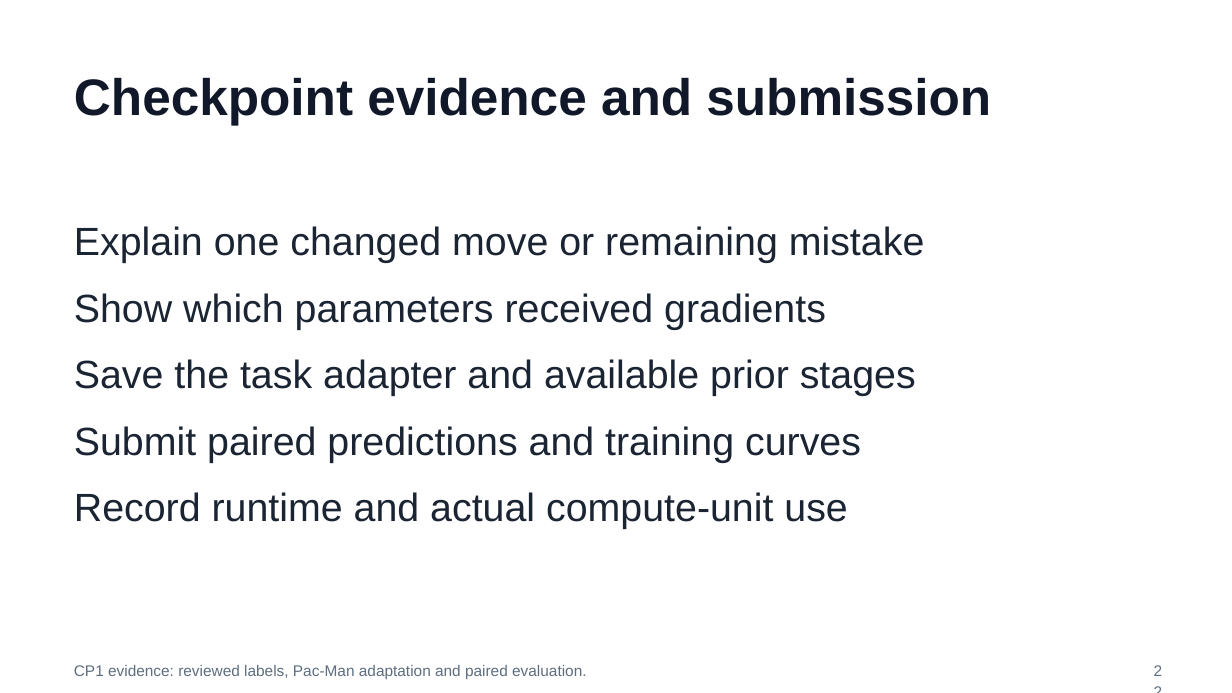
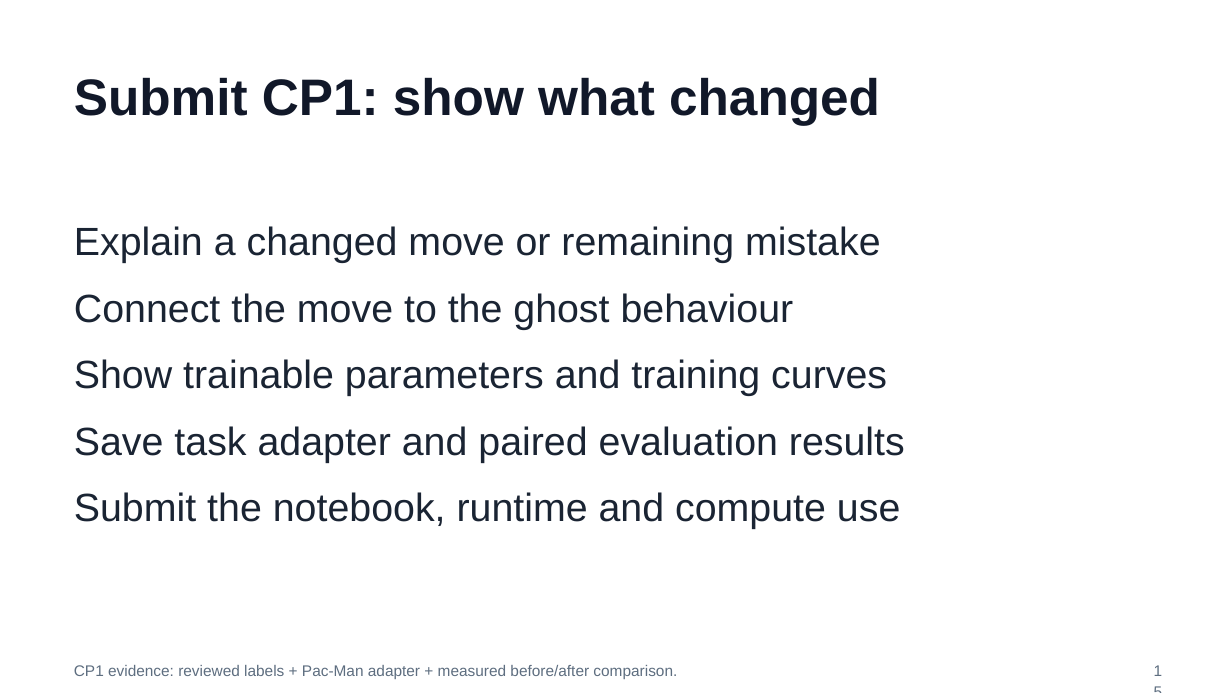
Before and after one commit to huixu11/QPlusLearning, a slide deck: slide 15 of labs/lab-01-kev-pacman/slides/pacman-lab.pptx (slide 22 before the commit). Drawn at 1232x693 pixels with LibreOffice and Linux fonts; fonts in the diff are those of the drawing. Boxes give left, top, right and bottom in pixels: in the first picture for what was removed or moved away, otherwise in the second. Text is boxed around its words. In the diff, an @@ line names an element or a change of style, - is before the commit and + after.

```diff
--- a/labs/lab-01-kev-pacman/slides/pacman-lab.pptx
+++ b/labs/lab-01-kev-pacman/slides/pacman-lab.pptx
@@ title at (74, 77, 880, 125): text changed @@
-Checkpoint evidence and submission
+Submit CP1: show what changed
@@ text at (74, 226, 905, 529): text changed @@
-Explain one changed move or remaining mistake
-Show which parameters received gradients
-Save the task adapter and available prior stages
-Submit paired predictions and training curves
-Record runtime and actual compute-unit use
+Explain a changed move or remaining mistake
+Connect the move to the ghost behaviour
+Show trainable parameters and training curves
+Save task adapter and paired evaluation results
+Submit the notebook, runtime and compute use
@@ text at (1141, 647, 1181, 674): text changed @@
-22
+15
@@ text at (74, 665, 677, 679): text changed @@
-CP1 evidence: reviewed labels, Pac-Man adaptation and paired evaluation.
+CP1 evidence: reviewed labels + Pac-Man adapter + measured before/after comparison.
```
Also in this commit, not shown: 13 other slides changed, 1 slide added, 9 slides removed, 6 other files.
